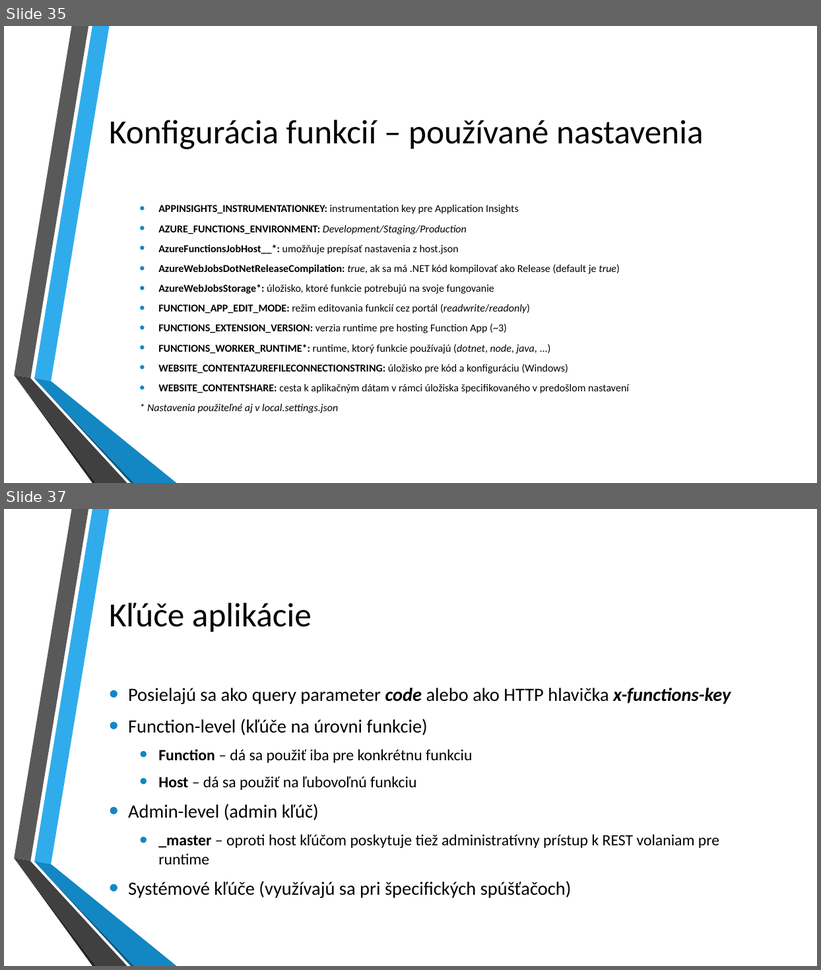
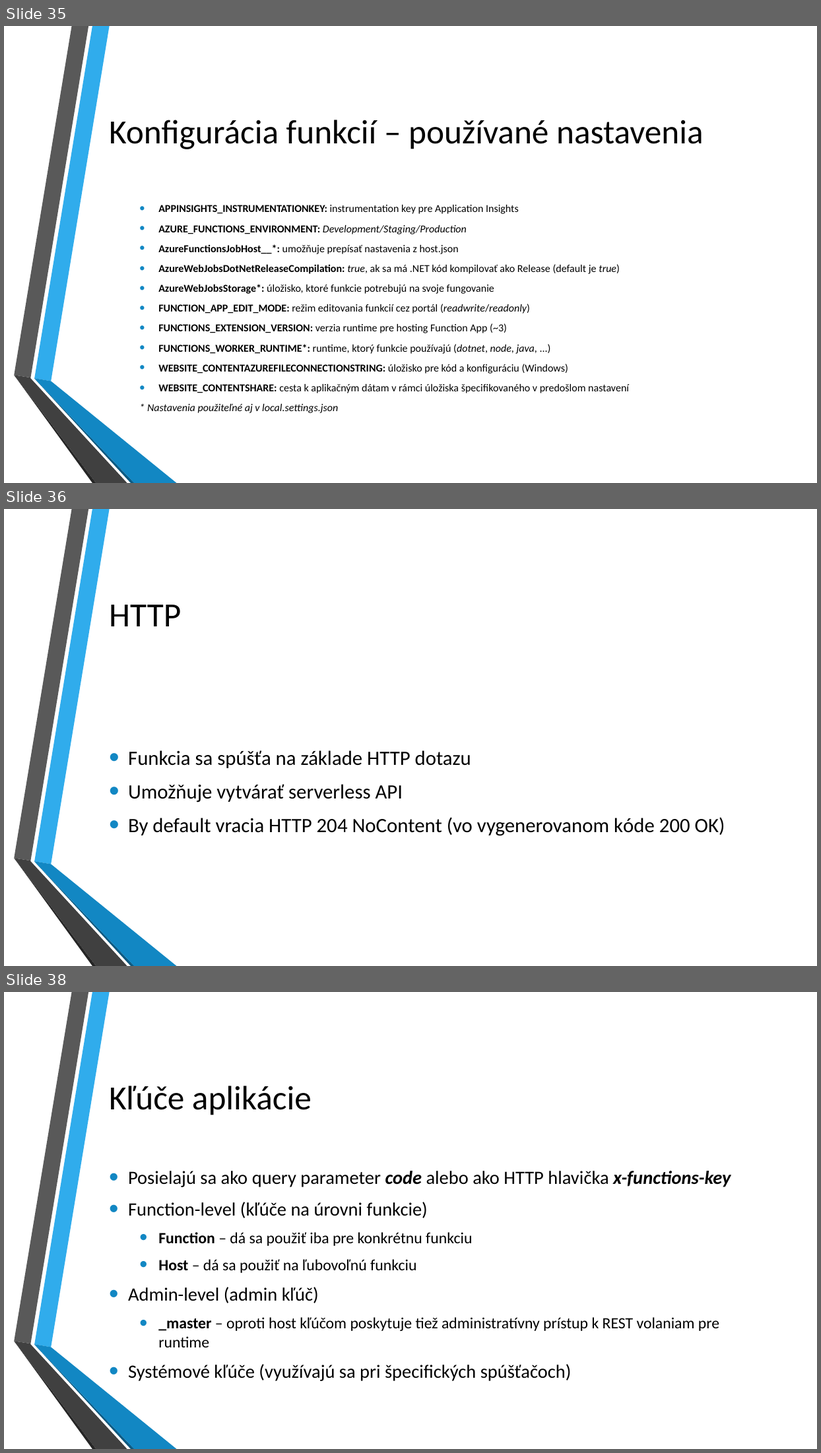
Before and after one commit to kubinko/Azure-Resources-Overview, a slide deck: 04 - Azure Functions/Azure Functions.pptx. Shown one above the other, each under a label of ours: slides 35 and 37 before the commit, slides 35, 36 and 38 after it; the slides between them are not shown. The pictures are 821x970 and 821x1453 pixels, drawn with LibreOffice and Linux fonts; fonts in the diff are those of the drawing; background and template pictures are left out. Boxes give left, top, right and bottom in pixels: in the first picture for what was removed or moved away, otherwise in the second. Text is boxed around its words. In the diff, an @@ line names an element or a change of style, - is before the commit and + after.

```diff
--- a/04 - Azure Functions/Azure Functions.pptx
+++ b/04 - Azure Functions/Azure Functions.pptx
@@ slide 36 added at <box>4,509,817,966</box>, background picture (left out); not listed: 6 template elements that a slide beside it also shows @@
@@ title added at <box>109,605,181,626</box>, 40 pt, text #000000 @@
+HTTP
@@ text added at <box>128,751,725,836</box>, 24 pt, text #000000 @@
+• Funkcia sa spúšťa na základe HTTP dotazu
+• Umožňuje vytvárať serverless API
+• By default vracia HTTP 204 NoContent (vo vygenerovanom kóde 200 OK)
@@ what was slide 37 is now slide 38 @@
```
Also in this commit, not shown: 6 slides changed, 3 other files.
